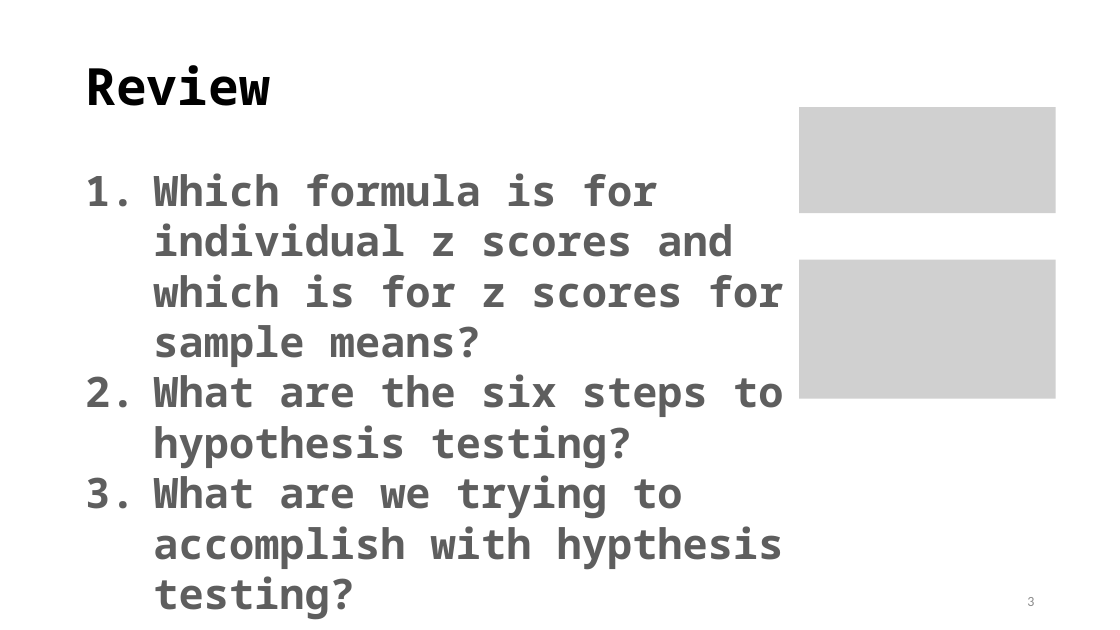
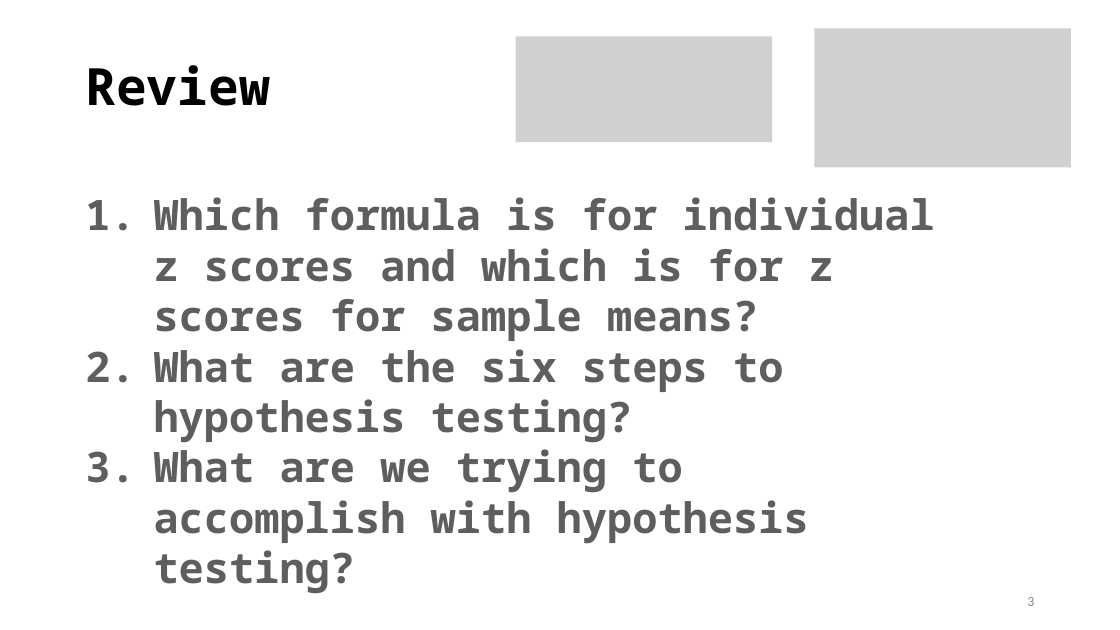
Before and after one commit to TysonStanley/EDU-6050, a slide deck: slide 3 of Slides/05_EDUC_6050_2018.pptx. Drawn at 1120x630 pixels with LibreOffice and Linux fonts; fonts in the diff are those of the drawing; grey boxes stand for pictures. Boxes give left, top, right and bottom in pixels: in the first picture for what was removed or moved away, otherwise in the second. Text is boxed around its words. In the diff, an @@ line names an element or a change of style, - is before the commit and + after.

```diff
--- a/Slides/05_EDUC_6050_2018.pptx
+++ b/Slides/05_EDUC_6050_2018.pptx
@@ picture added at (815,29,1071,167) @@
@@ picture added at (516,36,772,142) @@
@@ picture removed at (799,108,1055,213) @@
@@ text "Which formula is for individual ...": place and size @@
-text "Which formula is for individual ..." at (153,173,784,620)
+text "Which formula is for individual ..." at (154,197,935,544)
@@ picture removed at (799,260,1055,398) @@
@@ text at (154,449,809,544): text changed @@
-3. What are we trying to accomplish with hypthesis testing?
+3. What are we trying to accomplish with hypothesis testing?
```
Also in this commit, not shown: 10 other slides changed, 34 slides added, 3 slides removed, 2 other files.
